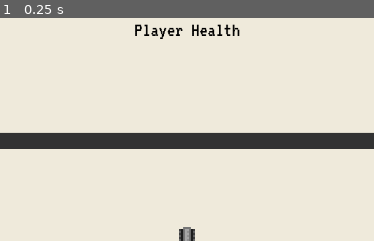
Above: before the commit, frame 1.
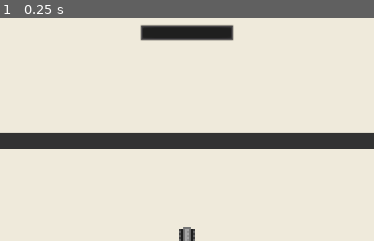
Above: after the commit, the same moment.

Repository: Anudin/LD41
Game: Godot game, scene res://Main.tscn
The game is run twice, just before and just after one commit, with the same random seed, the same clock (stepped at 60 frames per second) and the same inputs.
Inputs:
- Up to frame 1 (0.25 s): no input
The pictures show only the part of the screen within x 28-78%, y 0-50%; the shares and areas given below are measured in that part.

The runs differ from the first frame. In frame 1, 1.8% of the frame differs, in the area x 36-65%, y 2-11%.

Commit message:
Fix bug from renaming, [WIP] healthbar

Diff:
--- a/Levels/Level1.tscn
+++ b/Levels/Level1.tscn
@@ -4,7 +4,7 @@
 [ext_resource path="res://environment/Wall.tscn" type="PackedScene" id=2]
 [ext_resource path="res://Spawns/Spawn.tscn" type="PackedScene" id=3]
 
-[node name="Level" type="Node2D" index="0"]
+[node name="Level" type="Node2D"]
 
 script = ExtResource( 1 )
 LAUNCH_CODE_LENGTH = 3
--- a/Main.gd
+++ b/Main.gd
@@ -7,6 +7,10 @@
 
 # TODO: Health Bar
 # TODO: Tutorial
+# TODO: Safestate
+
+# TODO: Main menu - New Game, Continue, Controls maybe difficulty setting
+
 # TODO: Sound [Warn sound]
 # TODO: Particles - trails!, blood, smoke etc.
 
--- a/Main.tscn
+++ b/Main.tscn
@@ -14,7 +14,7 @@
 font_data = ExtResource( 2 )
 _sections_unfolded = [ "Font", "Settings" ]
 
-[node name="Main" type="Node2D" index="0"]
+[node name="Main" type="Node2D"]
 
 script = ExtResource( 1 )
 _sections_unfolded = [ "Transform" ]
@@ -79,30 +79,31 @@
 max_lines_visible = -1
 _sections_unfolded = [ "custom_colors", "custom_fonts" ]
 
-[node name="PlayerHealth" type="Label" parent="UI" index="2"]
+[node name="PlayerHealth" type="ProgressBar" parent="UI" index="2"]
 
 anchor_left = 0.0
 anchor_top = 0.0
 anchor_right = 0.0
 anchor_bottom = 0.0
-margin_left = 543.0
-margin_top = 9.0
-margin_right = 738.0
-margin_bottom = 58.0
+margin_left = 565.0
+margin_top = 17.0
+margin_right = 715.0
+margin_bottom = 43.0
 rect_pivot_offset = Vector2( 0, 0 )
 rect_clip_content = false
-mouse_filter = 2
+mouse_filter = 0
 mouse_default_cursor_shape = 0
 size_flags_horizontal = 1
-size_flags_vertical = 4
-custom_fonts/font = SubResource( 1 )
-custom_colors/font_color = Color( 0, 0, 0, 1 )
-text = "Player Health"
-align = 1
-percent_visible = 1.0
-lines_skipped = 0
-max_lines_visible = -1
-_sections_unfolded = [ "custom_colors", "custom_fonts" ]
+size_flags_vertical = 0
+min_value = 0.0
+max_value = 100.0
+step = 1.0
+page = 0.0
+value = 100.0
+exp_edit = false
+rounded = false
+percent_visible = false
+_sections_unfolded = [ "Percent", "Rect" ]
 
 [node name="TextInput" parent="UI" index="3" instance=ExtResource( 3 )]
 
--- a/Player/Player.gd
+++ b/Player/Player.gd
@@ -49,8 +49,8 @@
 	elif command == "stop":
 		velocity = Vector2(0,0)
 
-	$right_marker.global_rotation = 0
-	$left_marker.global_rotation = 0
+	$RightMarker.global_rotation = 0
+	$LeftMarker.global_rotation = 0
 
 func _on_hit():
 	health -= 25
--- a/Player/Player.tscn
+++ b/Player/Player.tscn
@@ -20,7 +20,7 @@
 custom_solver_bias = 0.0
 extents = Vector2( 4.02826, 7.48546 )
 
-[node name="Player" type="AnimatedSprite"]
+[node name="Player" type="AnimatedSprite" index="0"]
 
 scale = Vector2( 4, 4 )
 frames = SubResource( 1 )
--- a/environment/Wall.tscn
+++ b/environment/Wall.tscn
@@ -3,7 +3,7 @@
 [ext_resource path="res://environment/Wall.gd" type="Script" id=1]
 [ext_resource path="res://environment/wall.png" type="Texture" id=2]
 
-[node name="Wall" type="Area2D" index="0" groups=[
+[node name="Wall" type="Area2D" groups=[
 "walls",
 ]]
 
